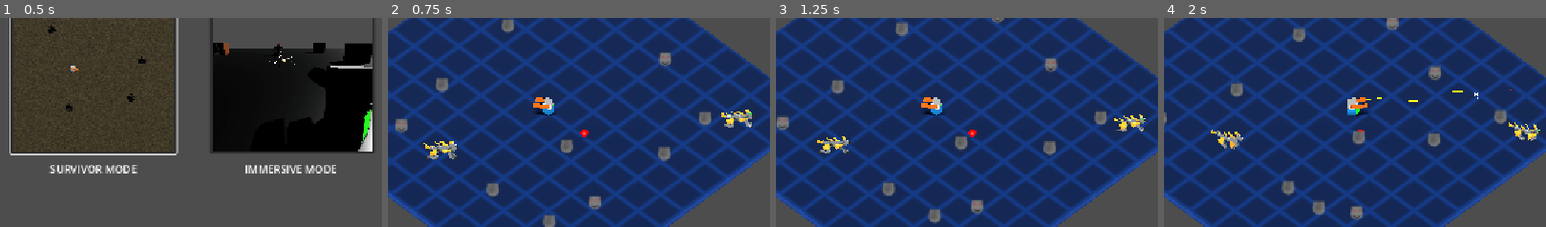
Above: before the commit, frames 1-4 (left to right).
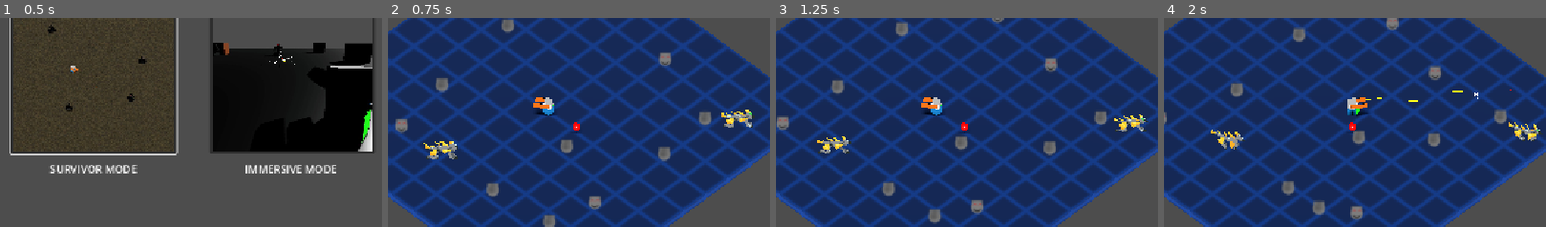
Above: after the commit, the same moments.

Repository: Gamkedo/terminus-2k28
Game: Godot game, scene res://level_menu.tscn
The game is run twice, just before and just after one commit, with the same random seed, the same clock (stepped at 60 frames per second) and the same inputs.
Inputs (mouse positions are % of the whole screen's width and height, from its top left):
- Up to frame 1 (0.5 s): no input
- Up to frame 2 (0.75 s): click (15, 40) at 0.5 s
- Up to frame 3 (1.25 s): no input
- Up to frame 4 (2 s): move the mouse to (72, 45) at 1.27 s; press the mouse at (72, 45) at 1.28 s; hold D (walk_right) from 1.28 s (still down)
The pictures show only the part of the screen within x 29-79%, y 28-78%; the shares and areas given below are measured in that part.

Frame 1 is identical in both runs. In frame 2, 0.1% of the frame differs, in the area x 48-53%, y 49-58%; in frame 3, 0.1%; in frame 4, 0.2%, in the area x 48-53%, y 43-56%.

Commit message:
Reusable pickup effects + Health pickup (wip)

Diff:
--- a/Scenes - Levels/areaArcade.tscn
+++ b/Scenes - Levels/areaArcade.tscn
@@ -4,7 +4,7 @@
 [ext_resource type="PackedScene" uid="uid://eewdly8oh15j" path="res://Scenes - Objects/player.tscn" id="2_hwtxp"]
 [ext_resource type="PackedScene" uid="uid://mkhovd4r8qf5" path="res://Scenes - Objects/enemy_billboard_demo.tscn" id="3_xxns5"]
 [ext_resource type="PackedScene" uid="uid://dukkyn1bd7srm" path="res://Scenes - Objects/enemy_robodog.tscn" id="4_uuonq"]
-[ext_resource type="PackedScene" uid="uid://dl8piyvm8ysor" path="res://Scenes - Objects/pickup.tscn" id="5_sx3om"]
+[ext_resource type="PackedScene" uid="uid://b67ej3la4722g" path="res://Scenes - Objects/pickup_health.tscn" id="5_sx3om"]
 
 [sub_resource type="BoxMesh" id="BoxMesh_y5qfa"]
 size = Vector3(48, 1, 48)
@@ -92,5 +92,5 @@
 [node name="EnemyRobodog3" parent="Starter Enemies" unique_id=1762379844 instance=ExtResource("4_uuonq")]
 transform = Transform3D(1, 0, 0, 0, 1, 0, 0, 0, 1, 18.244577, 0, -15.10133)
 
-[node name="Pickup" parent="Starter Enemies" unique_id=1926490678 instance=ExtResource("5_sx3om")]
-transform = Transform3D(1, 0, 0, 0, 1, 0, 0, 0, 1, 6.412, 1, 0)
+[node name="PickupHealth" parent="Starter Enemies" unique_id=1926490678 instance=ExtResource("5_sx3om")]
+transform = Transform3D(1, 0, 0, 0, 1, 0, 0, 0, 1, 5, 1.1, 0)
--- a/Scenes - Objects/pickup.tscn
+++ b/Scenes - Objects/pickup.tscn
@@ -1,9 +1,6 @@
 [gd_scene format=3 uid="uid://dl8piyvm8ysor"]
 
-[ext_resource type="Script" uid="uid://0tateq5icy24" path="res://Scripts/gameplay/pickup.gd" id="1_s5pvk"]
-[ext_resource type="Material" uid="uid://bserx1t3urxwu" path="res://Materials/placeholder-glow red.tres" id="1_unc31"]
-
-[sub_resource type="SphereMesh" id="SphereMesh_qp847"]
+[ext_resource type="Script" uid="uid://0tateq5icy24" path="res://Scripts/gameplay/pickups/pickup.gd" id="1_s5pvk"]
 
 [sub_resource type="SphereShape3D" id="SphereShape3D_qp847"]
 
@@ -11,11 +8,7 @@
 collision_layer = 8
 script = ExtResource("1_s5pvk")
 
-[node name="MeshInstance3D" type="MeshInstance3D" parent="." unique_id=435268161]
-mesh = SubResource("SphereMesh_qp847")
-surface_material_override/0 = ExtResource("1_unc31")
-
 [node name="CollisionShape3D" type="CollisionShape3D" parent="." unique_id=1702984332]
 shape = SubResource("SphereShape3D_qp847")
 
-[connection signal="body_entered" from="." to="." method="_on_body_entered" flags=6]
+[connection signal="body_entered" from="." to="." method="_on_body_entered"]
--- /dev/null
+++ b/Scenes - Objects/pickup_health.tscn
@@ -0,0 +1,18 @@
+[gd_scene format=3 uid="uid://b67ej3la4722g"]
+
+[ext_resource type="PackedScene" uid="uid://dl8piyvm8ysor" path="res://Scenes - Objects/pickup.tscn" id="1_73v20"]
+[ext_resource type="Material" uid="uid://bserx1t3urxwu" path="res://Materials/placeholder-glow red.tres" id="2_6ert2"]
+[ext_resource type="Script" uid="uid://c3pnq8djtmaq2" path="res://Scripts/gameplay/pickups/heal_pickup_effect.gd" id="2_8kaiw"]
+
+[sub_resource type="Resource" id="Resource_8kaiw"]
+script = ExtResource("2_8kaiw")
+metadata/_custom_type_script = "uid://c3pnq8djtmaq2"
+
+[sub_resource type="SphereMesh" id="SphereMesh_qp847"]
+
+[node name="PickupHealth" unique_id=1926490678 instance=ExtResource("1_73v20")]
+effect = SubResource("Resource_8kaiw")
+
+[node name="MeshInstance3D" type="MeshInstance3D" parent="." index="1" unique_id=251874487]
+mesh = SubResource("SphereMesh_qp847")
+surface_material_override/0 = ExtResource("2_6ert2")
--- a/Scenes - Objects/player.tscn
+++ b/Scenes - Objects/player.tscn
@@ -27,7 +27,7 @@
 emission_enabled = true
 emission = Color(1, 0, 0, 1)
 
-[node name="Player" type="CharacterBody3D" unique_id=997444506 node_paths=PackedStringArray("follow_cam_move_to", "follow_cam_point_at")]
+[node name="Player" type="CharacterBody3D" unique_id=997444506 groups=["player"] node_paths=PackedStringArray("follow_cam_move_to", "follow_cam_point_at")]
 axis_lock_angular_x = true
 axis_lock_angular_y = true
 axis_lock_angular_z = true
--- a/Scripts/gameplay/pickup.gd
+++ /dev/null
@@ -1,14 +0,0 @@
-extends Area3D
-
-# Called when the node enters the scene tree for the first time.
-func _ready() -> void:
-	pass # Replace with function body.
-
-
-# Called every frame. 'delta' is the elapsed time since the previous frame.
-func _process(delta: float) -> void:
-	pass
-
-
-func _on_body_entered(body: Node3D) -> void:
-	queue_free()
--- /dev/null
+++ b/Scripts/gameplay/pickups/heal_pickup_effect.gd
@@ -0,0 +1,10 @@
+class_name HealPickupEffect
+extends PickupEffect
+
+@export var amount: float = 10.0
+
+func apply(player: Player) -> bool:
+	if player.health_current >= player.health_max:
+		return false # health is full -> do not pick up now
+	player.gain_health(amount)
+	return true
--- /dev/null
+++ b/Scripts/gameplay/pickups/pickup.gd
@@ -0,0 +1,9 @@
+extends Area3D
+
+@export var effect: PickupEffect
+
+func _on_body_entered(body: Node3D) -> void:
+	if not body.is_in_group("player"):
+		return
+	if effect and effect.apply(body):
+		queue_free()
--- /dev/null
+++ b/Scripts/gameplay/pickups/pickup_effect.gd
@@ -0,0 +1,6 @@
+class_name PickupEffect
+extends Resource
+
+# Override. Make this return true if the pickup item should be consumed
+func apply(player: Player) -> bool:
+	return true
Not shown, added: Scripts/gameplay/pickups/heal_pickup_effect.gd.uid
Renamed: Scripts/gameplay/pickup.gd.uid -> Scripts/gameplay/pickups/pickup.gd.uid
Not shown, added: Scripts/gameplay/pickups/pickup_effect.gd.uid
